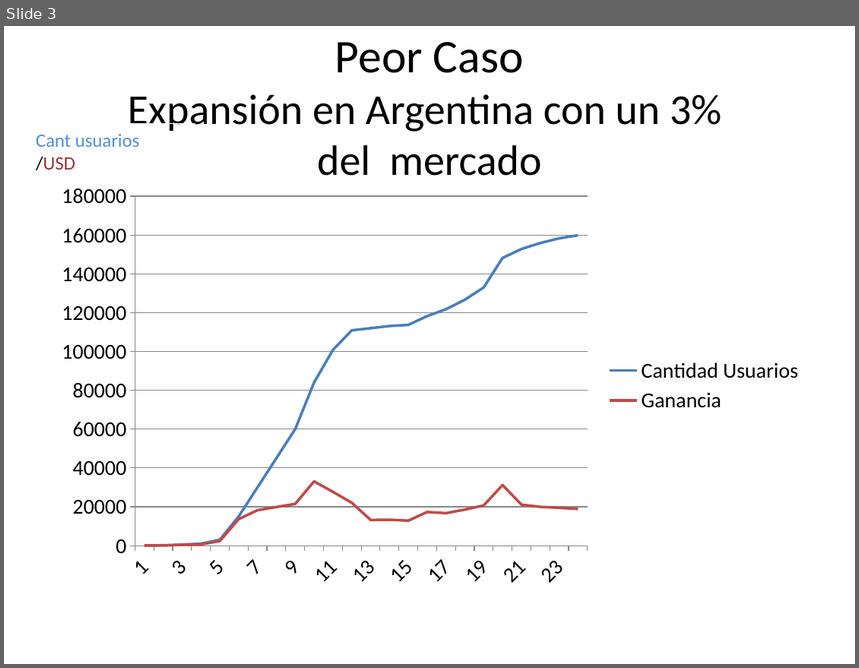
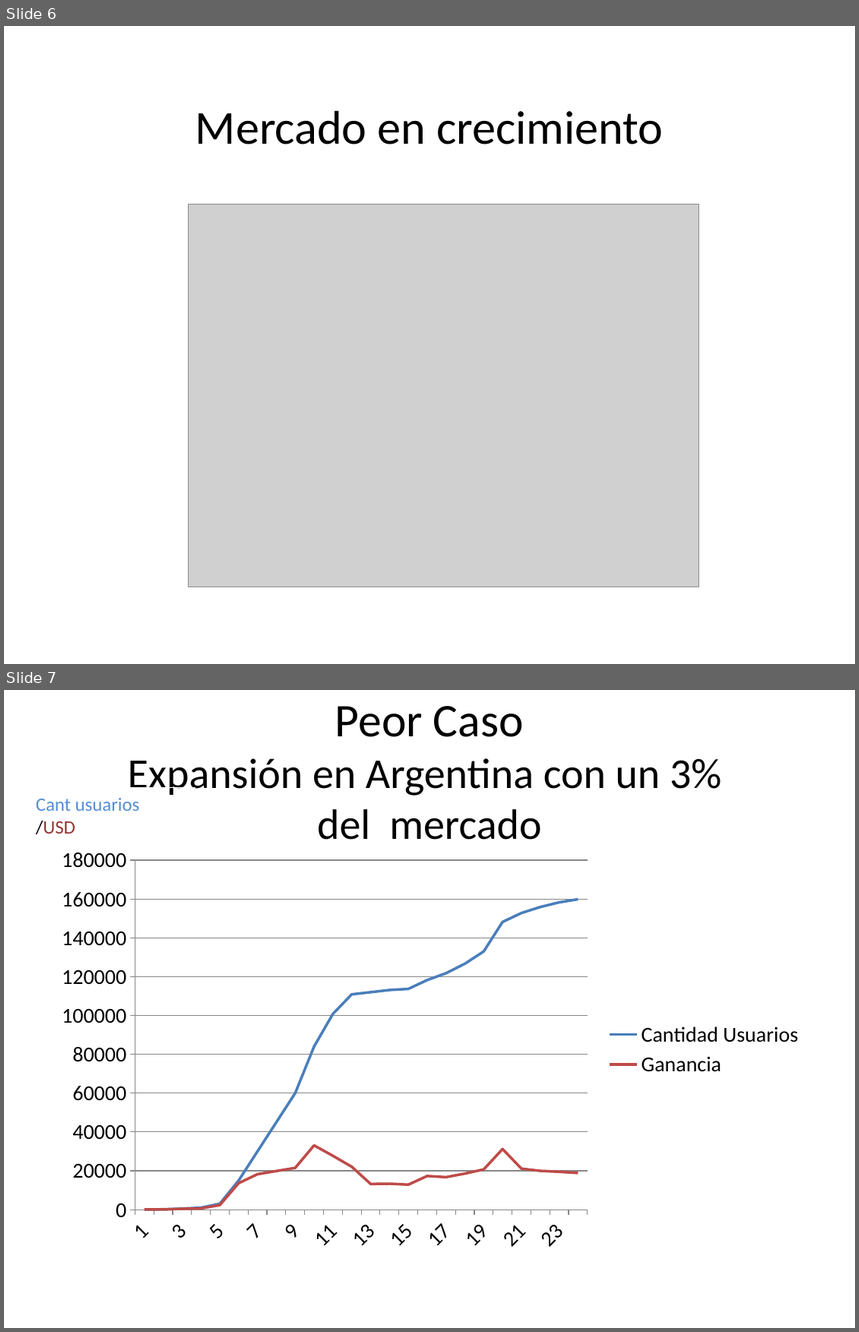
Before and after one commit to dschenkelman/taller-proyectos, a slide deck: Assets/Presentación negocio.pptx. Shown one above the other, each under a label of ours: slide 3 before the commit, slides 6 and 7 after it. The pictures are 859x668 and 859x1332 pixels, drawn with LibreOffice and Linux fonts; fonts in the diff are those of the drawing; grey boxes stand for pictures. Boxes give left, top, right and bottom in pixels: in the first picture for what was removed or moved away, otherwise in the second. Text is boxed around its words. In the diff, an @@ line names an element or a change of style, - is before the commit and + after.

```diff
--- a/Assets/Presentación negocio.pptx
+++ b/Assets/Presentación negocio.pptx
@@ slide 6 added at bbox=[4, 26, 855, 664], background #FFFFFF @@
@@ title added at bbox=[196, 110, 663, 145], 40 pt, text #000000 @@
+Mercado en crecimiento
@@ picture added at bbox=[189, 205, 699, 588] @@
@@ what was slide 3 is now slide 7 @@
```
Also in this commit, not shown: 8 other slides added, 2 slides removed, 1 other file.
